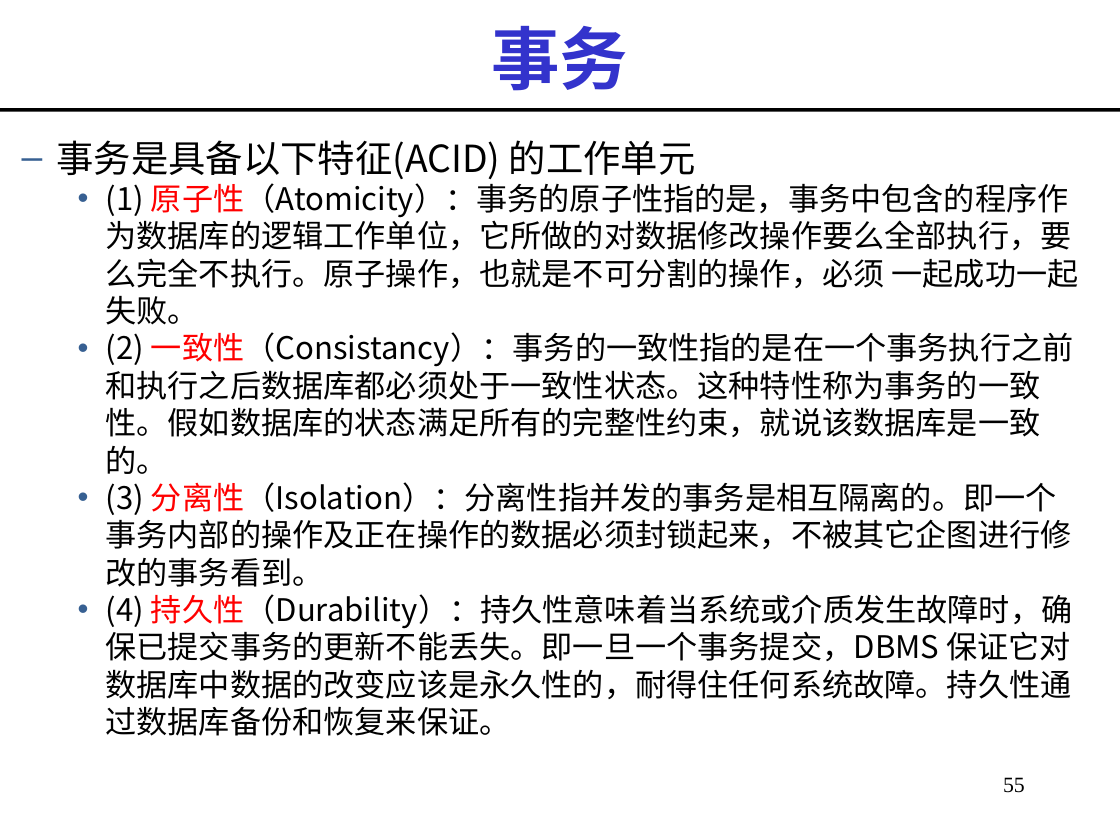
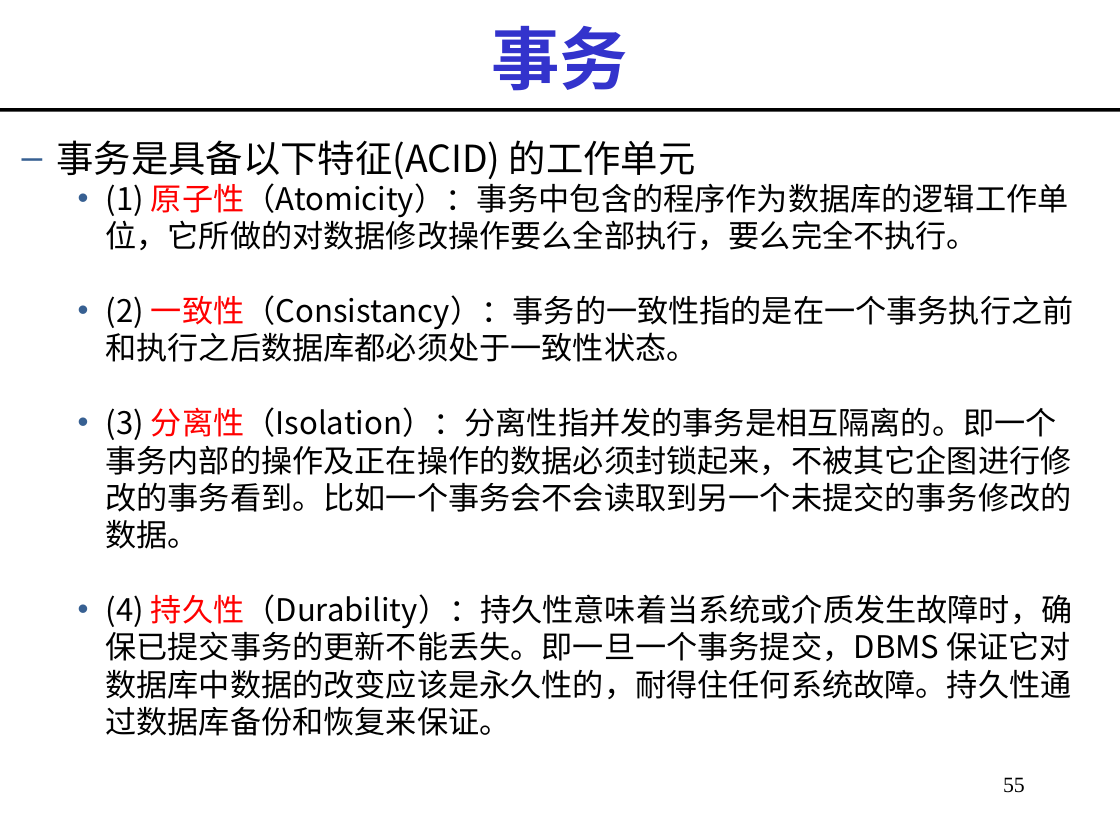
Before and after one commit to imwyw/Java, a slide deck: slide 55 of PPT/javaCh07_数据库连接.ppt. Drawn at 1120x840 pixels with LibreOffice and Linux fonts; fonts in the diff are those of the drawing. Boxes give left, top, right and bottom in pixels: in the first picture for what was removed or moved away, otherwise in the second. Text is boxed around its words. In the diff, an @@ line names an element or a change of style, - is before the commit and + after.

Commit message:
事务部分更新

```diff
--- a/PPT/javaCh07_数据库连接.ppt
+++ b/PPT/javaCh07_数据库连接.ppt
@@ text at bbox=[106, 178, 1074, 549]: text changed @@
-  • (1) 原子性（Atomicity）：事务的原子性指的是，事务中包含的程序作为数据库的逻辑工作单位，它所做的对数据修改操作要么全部执行，要么完全不执行。原子操作，也就是不可分割的操作，必须 一起成功一起失败。
-  • (2) 一致性（Consistancy）：事务的一致性指的是在一个事务执行之前和执行之后数据库都必须处于一致性状态。这种特性称为事务的一致性。假如数据库的状态满足所有的完整性约束，就说该数据库是一致的。
-  • (3) 分离性（Isolation）：分离性指并发的事务是相互隔离的。即一个事务内部的操作及正在操作的数据必须封锁起来，不被其它企图进行修改的事务看到。
+  • (1) 原子性（Atomicity）：事务中包含的程序作为数据库的逻辑工作单位，它所做的对数据修改操作要么全部执行，要么完全不执行。
+  • (2) 一致性（Consistancy）：事务的一致性指的是在一个事务执行之前和执行之后数据库都必须处于一致性状态。
+  • (3) 分离性（Isolation）：分离性指并发的事务是相互隔离的。即一个事务内部的操作及正在操作的数据必须封锁起来，不被其它企图进行修改的事务看到。比如一个事务会不会读取到另一个未提交的事务修改的数据。
```
